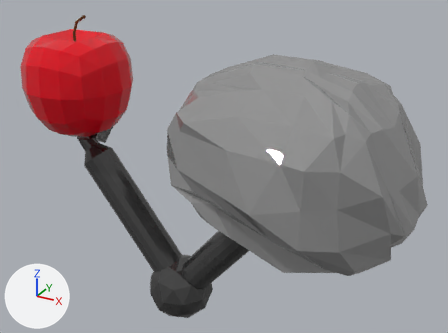
Renders of the glTF model public/projects/sss/model.glb from each side of a commit.
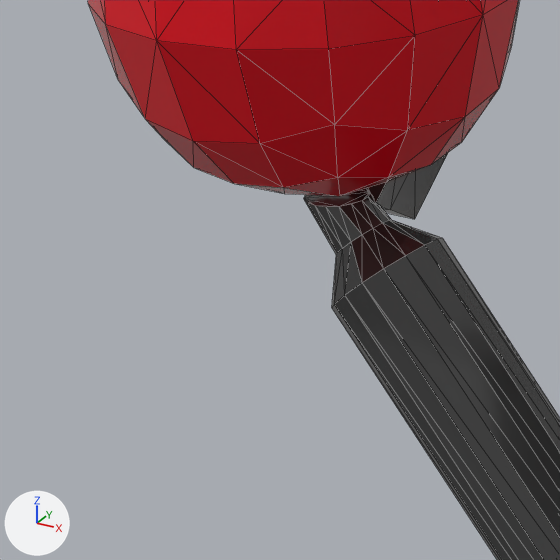
The first picture shows the older version from a camera (50 mm lens) standing at (10.39, -20.25, 11.52) and looking at (-1.12, 0.68, 1.06). The close-ups show the older and then the newer version on the part from 0% to 32% of the width and 26% to 69% of the height of that picture. Only the edits that show in the close-ups are written down. The axes (+X, +Y, +Z) are drawn at lower left. The lights are the same throughout. The close-ups show mesh edges as thin lines. Where no turn or scale is listed for an object, it has been applied to the vertices. Vertices at exactly the same position are counted once.

In view in the first close-up: 'Apple', 'Forarm', 'LeftFinger'.
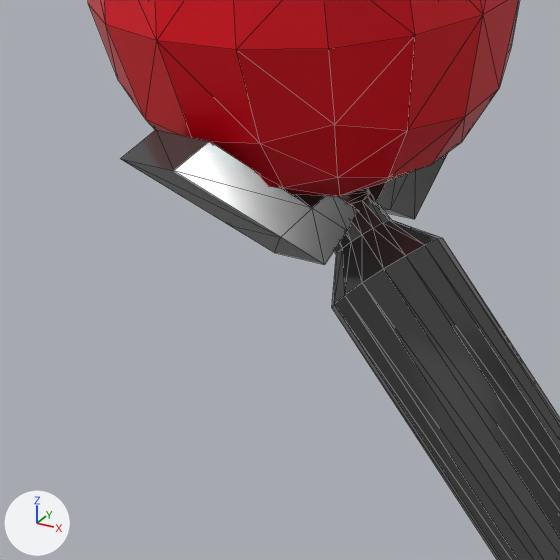
What differs and where, as boxes [x1, y1, x2, y2] in the close-ups (560 x 560 px):
'LeftFinger', reshaped
    before: [362, 153, 448, 219]
    after: [121, 130, 448, 265]
part 1 of me_cube_007, added
    after: [121, 130, 357, 265]

Diff of the bpy script that builds the scene:
```diff
--- a/public/projects/sss/model.glb.py
+++ b/public/projects/sss/model.glb.py
@@ me_cube_007 @@
 # used by ob_leftfinger; location = (-7.91, 0.67, 1.24)
-me_cube_007.from_pydata(...)  # 16 vertices, 28 faces; spans x -0.38..0.38, y -0.53..2.23, z -0.38..1.59
+me_cube_007.from_pydata(...)  # 32 vertices, 56 faces; spans x -0.38..0.38, y -3.57..2.23, z -0.38..1.59
+# me_cube_007 part 1: the loose piece of 16 vertices spanning x -0.38..0.38, y -0.53..2.23, z -0.38..1.59 is copied, and the copy is mirrored in y about its middle, then moved by (0.0, -3.04, 0.0); it spans x -0.38..0.38, y -3.57..-0.81, z -0.38..1.59
 me_cube_007.materials.append(mat_arm)
```
